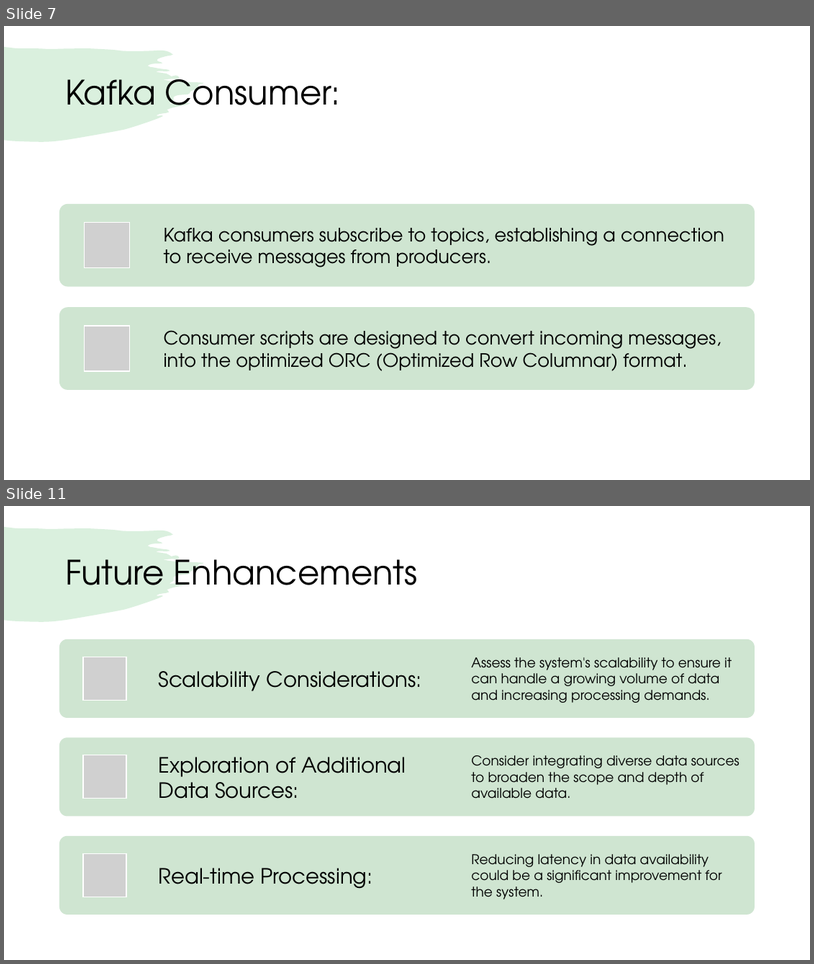
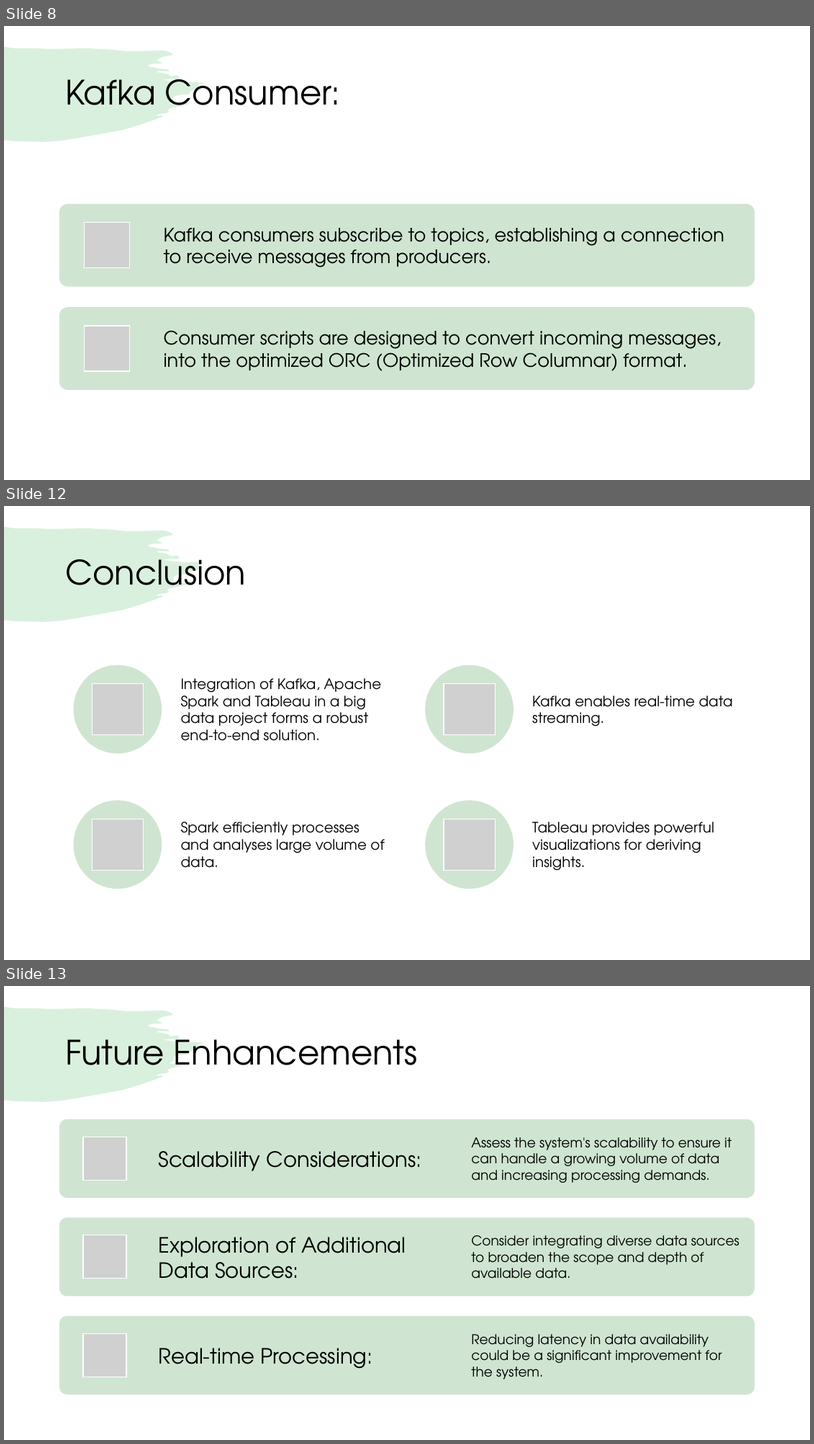
Before and after one commit to Pradyothsp/bd-pipeline, a slide deck: reports/Presentation.pptx. Shown one above the other, each under a label of ours: slides 7 and 11 before the commit, slides 8, 12 and 13 after it; the slides between them are not shown. The pictures are 814x964 and 814x1444 pixels, drawn with LibreOffice and Linux fonts; fonts in the diff are those of the drawing; grey boxes stand for pictures. Boxes give left, top, right and bottom in pixels: in the first picture for what was removed or moved away, otherwise in the second. Text is boxed around its words. In the diff, an @@ line names an element or a change of style, - is before the commit and + after.

Commit message:
ppt and tableau file

```diff
--- a/reports/Presentation.pptx
+++ b/reports/Presentation.pptx
@@ slide 12 added at box(4, 506, 810, 960), background #FFFFFF; not listed: 1 template element that a slide beside it also shows @@
@@ title added at box(65, 559, 246, 585), 40 pt, text #000000 @@
+Conclusion
@@ group added at box(74, 665, 733, 888): 4 ellipses, 4 pictures, 4 texts @@
+Integration of Kafka, Apache Spark and Tableau in a big data project forms a robust end-to-end solution.
+Kafka enables real-time data streaming.
+Spark efficiently processes and analyses large volume of data.
+Tableau provides powerful visualizations for deriving insights.
@@ what was slide 7 is now slide 8 @@
@@ what was slide 11 is now slide 13 @@
```
Also in this commit, not shown: 3 slides changed, 4 other slides added, 3 slides removed, 2 other files.
